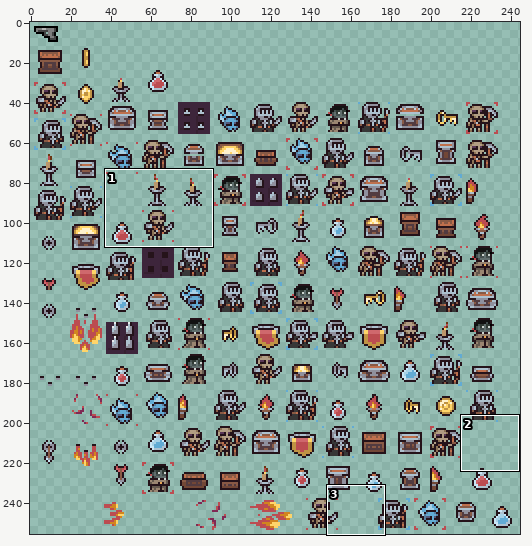
Sprite sheet, stored at game/assets/textureAtlas/Underwatch.png. Above, an overview of the earlier version with the close-up marked.
Close-up. Before:
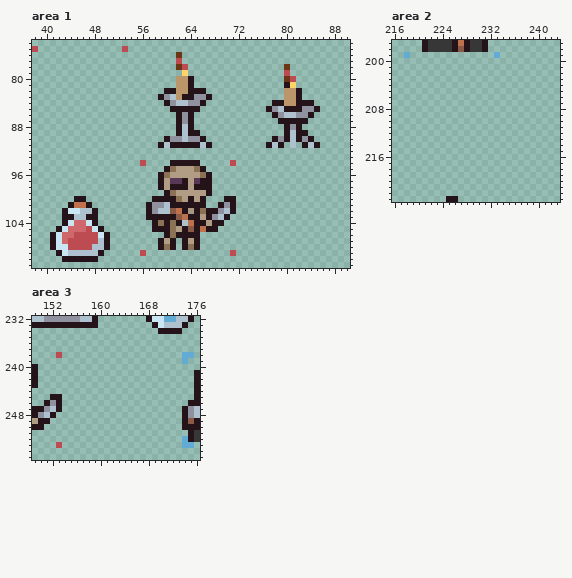
The file is 256x256 pixels. Shown: area 1: x 38..90, y 74..111; area 2: x 216..243, y 197..223; area 3: x 149..176, y 232..255. The old version is drawn lined up with the new one. The wide view leaves out empty margins.
Once edited:
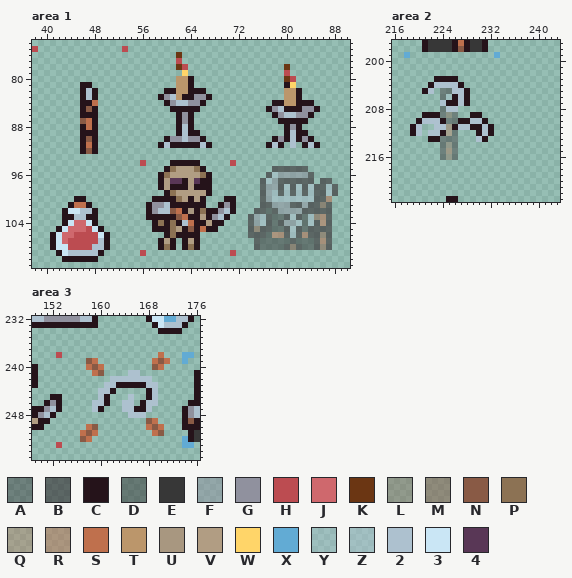
Palette (. is transparent): A #25131a5b  B #25131a82  C #25131a  D #37373782  E #373737  F #90919e82  G #90919e  H #bc4c51  J #cf686d  K #6b3613  L #895a455b  M #895a4582  N #895a45  P #8c7254  Q #bf704d5b  R #bf704d82  S #bf704d  T #bb966b  U #a89780  V #b19d83  W #ffd569  X #62abd4  Y #adc1cf5b  Z #adc1cf82  2 #adc1cf  3 #cae6f5  4 #593756
Difference:
{"change": "drawings rearranged on the sheet (the old picture shows each at its new place)"}
{"where": "area 1"}
{"y":81,"x":46,"old":"..","new":"CC"}
{"y":82,"x":46,"old":"...","new":"C2C"}
{"y":83,"x":46,"old":"...","new":"C2C"}
{"y":84,"x":46,"old":"...","new":"CCS"}
{"y":85,"x":46,"old":"...","new":"CNC"}
{"y":86,"x":46,"old":"...","new":"CCC"}
{"y":87,"x":46,"old":"...","new":"NSC"}
{"y":88,"x":46,"old":"...","new":"CSC"}
{"y":89,"x":46,"old":"...","new":"CCC"}
{"y":90,"x":46,"old":"...","new":"CNC"}
{"y":91,"x":46,"old":"...","new":"CSC"}
{"y":92,"x":46,"old":"...","new":"CNC"}
{"y":95,"x":78,"old":"......","new":"BBBBBB"}
{"y":96,"x":77,"old":"........","new":"BZFFFFFB"}
{"y":97,"x":76,"old":".........","new":"BZFBBBBBB"}
{"y":97,"x":86,"old":"..","new":"BB"}
{"y":98,"x":76,"old":".............","new":"BFFBZBZBZBBZB"}
{"y":99,"x":76,"old":".............","new":"BFZBZBZBZBBZB"}
{"y":100,"x":76,"old":"............","new":"BFZZZZZZZBBR"}
{"y":101,"x":76,"old":"............","new":"BBFFFBBFBBMB"}
{"y":102,"x":75,"old":".............","new":"BBDBFFFFBBBBB"}
{"y":103,"x":74,"old":"..............","new":"BFZBDDBZBDZMRB"}
{"y":104,"x":74,"old":"..............","new":"BFZBDBFFZDZBRB"}
{"y":105,"x":74,"old":"..............","new":"BMBBDDBZBDBBBB"}
{"y":106,"x":74,"old":"..............","new":"BBBDRRBZBRBBMB"}
{"y":107,"x":75,"old":".............","new":"BDDDDDBDDDBRB"}
{"y":108,"x":75,"old":".............","new":"BDDDDBMBDDBMB"}
{"where": "area 2"}
{"y":203,"x":223,"old":"....","new":"CCCC"}
{"y":204,"x":222,"old":"......","new":"C2222C"}
{"y":205,"x":221,"old":"..","new":"C2"}
{"y":205,"x":224,"old":".....","new":"AA22C"}
{"y":206,"x":224,"old":".....","new":"AYC2C"}
{"y":207,"x":224,"old":".....","new":"2CC2C"}
{"y":208,"x":224,"old":"...","new":"A22"}
{"y":209,"x":221,"old":"......","new":"CCCALA"}
{"y":209,"x":229,"old":"..","new":"CC"}
{"y":210,"x":220,"old":"............","new":"C222CAACC22C"}
{"y":211,"x":219,"old":"..","new":"C2"}
{"y":211,"x":223,"old":"..........","new":"22QC22CC2C"}
{"y":212,"x":219,"old":"..","new":"C2"}
{"y":212,"x":222,"old":".....","new":"22CQA"}
{"y":212,"x":230,"old":"...","new":"C2C"}
{"y":213,"x":222,"old":".....","new":"CCAAA"}
{"y":213,"x":230,"old":"..","new":"2C"}
{"y":214,"x":224,"old":"...","new":"ALA"}
{"y":215,"x":224,"old":"...","new":"AQA"}
{"y":216,"x":224,"old":"...","new":"ALA"}
{"where": "area 3"}
{"y":238,"x":170,"old":".","new":"S"}
{"y":239,"x":158,"old":"..","new":"NS"}
{"y":239,"x":169,"old":"...","new":"SNS"}
{"y":240,"x":158,"old":"...","new":"SNS"}
{"y":240,"x":169,"old":"..","new":"NS"}
{"y":241,"x":159,"old":"..","new":"SN"}
{"y":241,"x":165,"old":"..","new":"22"}
{"y":242,"x":162,"old":".......","new":"2222222"}
{"y":243,"x":161,"old":".........","new":"22CCCCC22"}
{"y":244,"x":160,"old":"...","new":"22C"}
{"y":244,"x":168,"old":"..","new":"C2"}
{"y":245,"x":160,"old":"..","new":"2C"}
{"y":245,"x":165,"old":".","new":"2"}
{"y":245,"x":168,"old":"..","new":"C2"}
{"y":246,"x":159,"old":"...","new":"22C"}
{"y":246,"x":164,"old":"..","new":"22"}
{"y":246,"x":167,"old":"...","new":"C22"}
{"y":247,"x":159,"old":"..","new":"2C"}
{"y":247,"x":164,"old":".....","new":"22CC2"}
{"y":248,"x":165,"old":"...","new":"222"}
{"y":249,"x":168,"old":"..","new":"NS"}
{"y":250,"x":158,"old":"..","new":"SN"}
{"y":250,"x":168,"old":"...","new":"SNS"}
{"y":251,"x":157,"old":"...","new":"SNS"}
{"y":251,"x":169,"old":"..","new":"SN"}
{"y":252,"x":157,"old":"..","new":"NS"}
{"label":"added","picture_box":[80,82,98,154]}
{"label":"added","picture_box":[248,166,338,250]}
{"label":"added","picture_box":[410,76,494,160]}
{"label":"added","picture_box":[80,352,170,442]}
